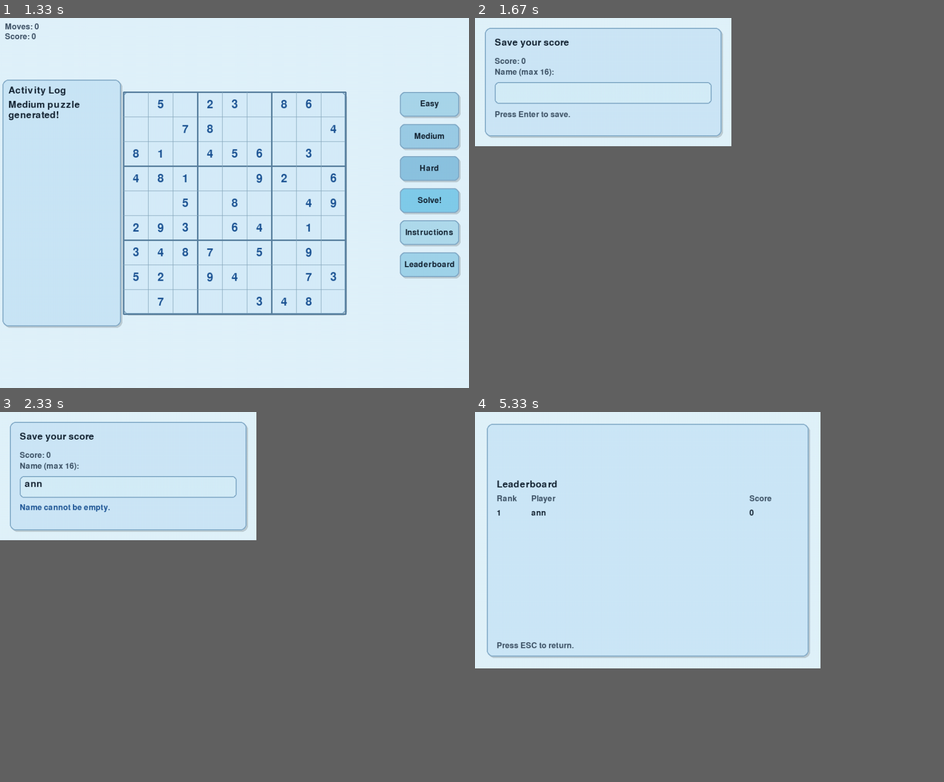
Above: before the commit, frames 1-4 (two rows, left to right).
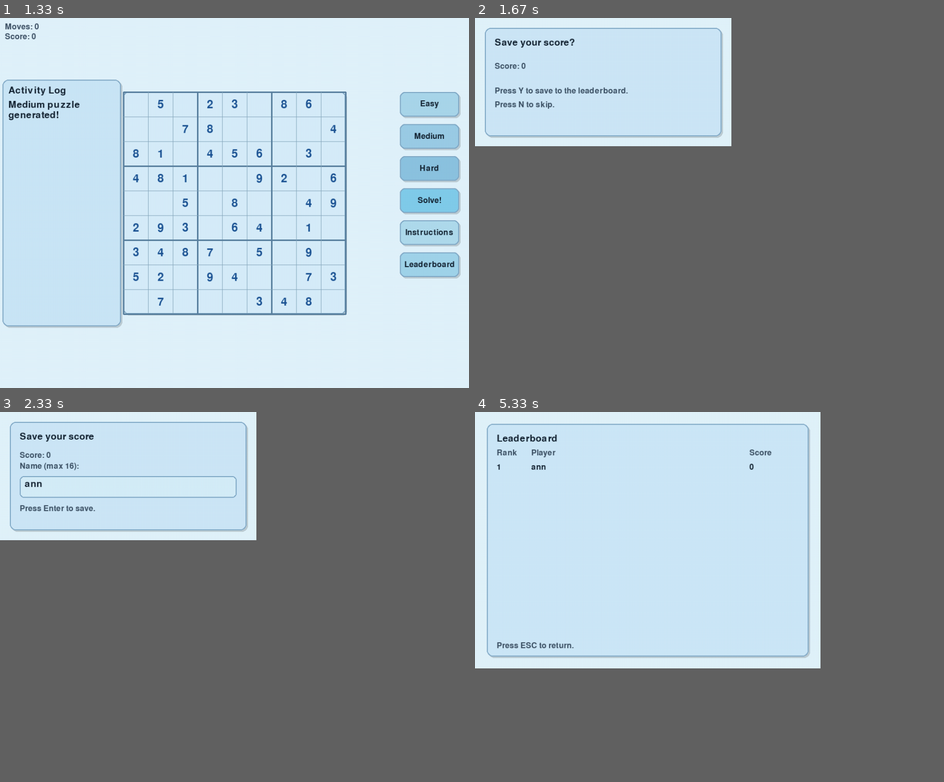
Above: after the commit, the same moments.

Repository: niko78900/pygame-sudoku
Game: pygame game, started from Python_Sudoku.py
Same seed, same stepped clock (60 frames per second), same inputs: the game is played once before the commit and once after it.
Inputs (mouse positions are in pixels of both pictures, inside the frame that each line leads up to):
- Up to frame 1 (1.33 s): click "Medium" at 0.38 s; click (234, 225) at 0.72 s; click (89, 147) at 1.05 s
- Up to frame 2 (1.67 s): click "Solve!" at 1.38 s
- Up to frame 3 (2.33 s): tap Enter at 1.67 s; type "ann" at 2 s
- Up to frame 4 (5.33 s): tap Enter at 2.33 s; click (695, 534) at 2.55 s; click (643, 519) at 2.88 s; tap 3 at 3.17 s; click (878, 567) at 3.55 s; click (807, 530) at 3.88 s; click (573, 526) at 4.22 s; click (728, 582) at 4.55 s; click (573, 574) at 4.88 s; click "Leaderboard" at 5.22 s

Frame 1 is identical in both runs. In frame 2, 1.0% of the frame differs, in the area x 4-51%, y 5-27%; in frame 3, 0.2%; in frame 4, 0.7%.

Commit message:
fixed leaderboard layout drift and added save-score prompt

Diff:
--- a/main.py
+++ b/main.py
@@ -176,12 +176,19 @@
             ui.log_message(console_messages, "Sudoku!")
             ui.log_message(console_messages, "You've completed the")
             ui.log_message(console_messages, "Congratulations!")
-            screen, player_name = ui.prompt_player_name(screen, fonts, theme, score)
-            if player_name is None:
+            screen, should_save = ui.prompt_save_score(screen, fonts, theme, score)
+            if should_save is None:
                 running = False
                 break
-            scoreboard.update_score(player_name, score)
-            ui.log_message(console_messages, f"Score saved for {player_name}.")
+            if should_save:
+                screen, player_name = ui.prompt_player_name(screen, fonts, theme, score)
+                if player_name is None:
+                    running = False
+                    break
+                scoreboard.update_score(player_name, score)
+                ui.log_message(console_messages, f"Score saved for {player_name}.")
+            else:
+                ui.log_message(console_messages, "Score not saved.")
             move_count = 0
 
         pygame.display.flip()
--- a/ui.py
+++ b/ui.py
@@ -331,6 +331,75 @@
                 return screen
 
 
+def prompt_save_score(screen, fonts, theme, score):
+    prompt_window = pygame.display.set_mode(
+        (config.NAME_PROMPT_WIDTH, config.NAME_PROMPT_HEIGHT)
+    )
+    pygame.display.set_caption(config.NAME_PROMPT_CAPTION)
+
+    clock = pygame.time.Clock()
+
+    panel_rect = pygame.Rect(
+        20,
+        20,
+        config.NAME_PROMPT_WIDTH - 40,
+        config.NAME_PROMPT_HEIGHT - 40,
+    )
+
+    while True:
+        for event in pygame.event.get():
+            if event.type == pygame.QUIT:
+                screen = pygame.display.set_mode((config.SCREEN_WIDTH, config.SCREEN_HEIGHT))
+                pygame.display.set_caption(config.WINDOW_CAPTION)
+                return screen, None
+            if event.type == pygame.KEYDOWN:
+                if event.key in (pygame.K_y, pygame.K_RETURN):
+                    screen = pygame.display.set_mode(
+                        (config.SCREEN_WIDTH, config.SCREEN_HEIGHT)
+                    )
+                    pygame.display.set_caption(config.WINDOW_CAPTION)
+                    return screen, True
+                if event.key in (pygame.K_n, pygame.K_ESCAPE):
+                    screen = pygame.display.set_mode(
+                        (config.SCREEN_WIDTH, config.SCREEN_HEIGHT)
+                    )
+                    pygame.display.set_caption(config.WINDOW_CAPTION)
+                    return screen, False
+
+        prompt_window.fill(theme["background"])
+        draw_shadow(
+            prompt_window,
+            panel_rect,
+            theme["shadow"],
+            config.PANEL_SHADOW_OFFSET,
+            config.PANEL_RADIUS,
+        )
+        draw_panel(
+            prompt_window,
+            panel_rect,
+            theme["panel"],
+            theme["panel_border"],
+            config.PANEL_RADIUS,
+        )
+
+        title = fonts["console"].render("Save your score?", True, theme["text"])
+        prompt_window.blit(title, (panel_rect.x + 20, panel_rect.y + 20))
+
+        score_text = fonts["counter"].render(f"Score: {score}", True, theme["muted_text"])
+        prompt_window.blit(score_text, (panel_rect.x + 20, panel_rect.y + 70))
+
+        info_lines = [
+            "Press Y to save to the leaderboard.",
+            "Press N to skip.",
+        ]
+        for index, line in enumerate(info_lines):
+            info_surface = fonts["counter"].render(line, True, theme["muted_text"])
+            prompt_window.blit(info_surface, (panel_rect.x + 20, panel_rect.y + 120 + index * 28))
+
+        pygame.display.flip()
+        clock.tick(30)
+
+
 def prompt_player_name(screen, fonts, theme, score):
     prompt_window = pygame.display.set_mode(
         (config.NAME_PROMPT_WIDTH, config.NAME_PROMPT_HEIGHT)
@@ -444,7 +513,6 @@
         config.LEADERBOARD_WIDTH - 48,
         config.LEADERBOARD_HEIGHT - 48,
     )
-    header_y = panel_rect.y + 20
     line_height = fonts["console"].get_linesize()
 
     while True:
@@ -474,6 +542,7 @@
             config.PANEL_RADIUS,
         )
 
+        header_y = panel_rect.y + 20
         title = fonts["console"].render("Leaderboard", True, theme["text"])
         leaderboard_window.blit(title, (panel_rect.x + 20, header_y))
 
